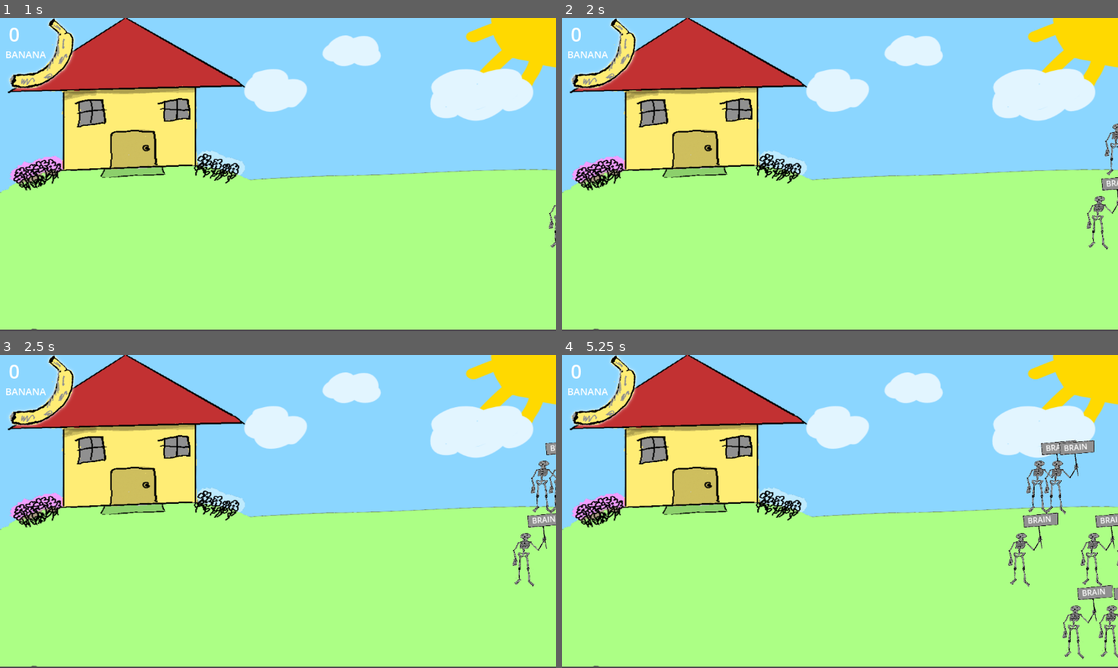
Above: before the commit, frames 1-4 (two rows, left to right).
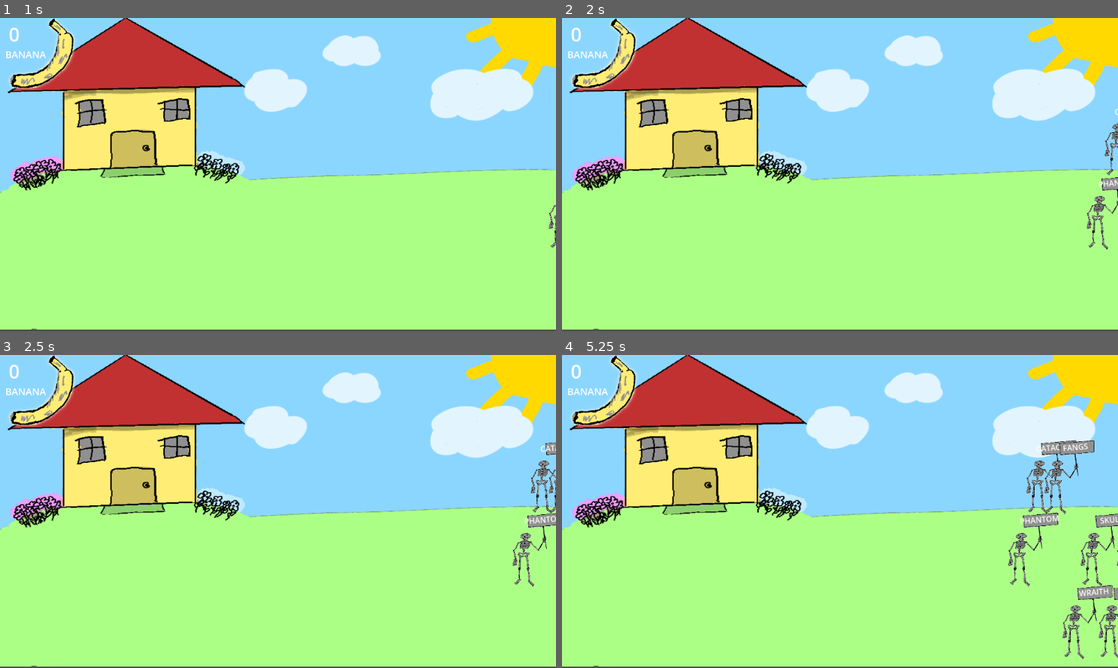
Above: after the commit, the same moments.

Repository: D0V4HKIIN/monkey-vs-zombies
Game: Godot game, scene res://main.tscn
Same seed, same stepped clock (60 frames per second), same inputs: the game is played once before the commit and once after it.
Inputs:
- Up to frame 1 (1 s): tap Enter at 0.5 s; tap Z (zombie) at 0.6 s
- Up to frame 2 (2 s): tap Z (zombie) at 1.35 s
- Up to frame 3 (2.5 s): tap Z (zombie) at 2.1 s
- Up to frame 4 (5.25 s): tap Z (zombie) every 0.75 s from 2.85 to 5.1 s

Frame 1 is identical in both runs. In frame 2, less than 0.1% of the frame differs, in the area x 96-100%, y 29-55%; in frame 3, less than 0.1%; in frame 4, 0.3%, in the area x 82-100%, y 28-78%.

Commit message:
gameplay

Diff:
--- a/keyword_reader.gd
+++ b/keyword_reader.gd
@@ -8,6 +8,7 @@
 func _ready() -> void:
 	keyword = text
 	text = "[center]" + text + "[/center]"
+	print(keyword)
 
 func show_text():
 	text = "[center][b]"
@@ -25,7 +26,6 @@
 			if current == keyword.length():
 				do_keyword()
 			show_text()
-
 		elif event.pressed && OS.get_keycode_string(event.physical_keycode).length() == 1:
 			current = 0
 			show_text()
--- /dev/null
+++ b/monkey.tscn
@@ -0,0 +1,8 @@
+[gd_scene load_steps=2 format=3 uid="uid://cg238rldmwhqx"]
+
+[ext_resource type="Texture2D" uid="uid://dihgxefren6xs" path="res://icon.svg" id="1_tcxmm"]
+
+[node name="Monkey" type="Node2D"]
+
+[node name="Sprite2D" type="Sprite2D" parent="."]
+texture = ExtResource("1_tcxmm")
--- a/sign_text.gd
+++ b/sign_text.gd
@@ -1,4 +1,25 @@
 class_name SignReader extends KeyWordReader
+
+var halloween_words = [
+	"BAT", "GHOST", "WITCH", "PUMPKIN", "VAMPIRE", "WEREWOLF", "MONSTER", "ZOMBIE", "SPIDER", "CAULDRON",
+	"BLACK", "CAT", "HAUNTED", "MUMMY", "MOMMY?", "SKULL", "BONES", "TOMBSTONE", "FRANKENSTEIN", "CREEPY", "GOBLIN", "EERIE",
+	"NIGHTMARE", "FULL", "MOON", "GHOULISH", "GRUESOME", "BOO", "CANDY", "TRICK", "TREAT", "POTION", "SPELL",
+	"COBWEB", "JACK-O’-LANTERN", "SHADOW", "LANTERN", "SCARY", "COSTUME", "MASK", "BLOOD", "GRAVEYARD", "COFFIN",
+	"BROOMSTICK", "CLOAK", "HOCUS", "POCUS", "WRAITH", "PHANTASM", "CREEPER", "HORROR", "CHILLING", "SCREECH", "FANGS",
+	"CURSE", "MIDNIGHT", "SPOOKY", "SPECTER", "CACKLE", "GORY", "BEWITCHED", "SCREAMING", "SPECTRAL", "HALLOW",
+	"PHANTOM", "ASHES", "BEWITCHING", "LURKING", "MOANING", "BONEING", "POSSESSED", "SPELLBOOK", "SCARECROW", "HOWLING", "SCREAM",
+	"TORCHLIGHT", "ENCHANTED", "RESTLESS", "CATACOMB", "CLAW", "CRYPT", "POLTERGEIST", "RATTLING", "TOMB", "WAND",
+	"SHIVER", "GRINNING", "CLOAKED", "GRAVE", "FIEND", "GARGOYLE", "BEWITCH", "DARK", "FOG", "POISON", "OMEN",
+	"SINISTER", "ECTOPLASM", "SHRIEKING", "NOCTURNAL", "FRIGHT", "WICKED"
+]
+
+func random_word() -> String:
+	var ran_num = randi_range(0, halloween_words.size())
+	return halloween_words[ran_num]
+
+func _ready():
+	text = random_word()
+	super()
 
 func do_keyword():
 	get_parent().queue_free()
--- a/words.gd
+++ /dev/null
@@ -1,22 +0,0 @@
-extends Node
-
-
-var halloween_words = [
-	"BAT", "GHOST", "WITCH", "PUMPKIN", "VAMPIRE", "WEREWOLF", "MONSTER", "ZOMBIE", "SPIDER", "CAULDRON",
-	"BLACK", "CAT", "HAUNTED", "MUMMY", "SKULL", "BONES", "TOMBSTONE", "FRANKENSTEIN", "CREEPY", "GOBLIN", "EERIE",
-	"NIGHTMARE", "FULL", "MOON", "GHOULISH", "GRUESOME", "BOO", "CANDY", "TRICK", "TREAT", "POTION", "SPELL",
-	"COBWEB", "JACK-O’-LANTERN", "SHADOW", "LANTERN", "SCARY", "COSTUME", "MASK", "BLOOD", "GRAVEYARD", "COFFIN",
-	"BROOMSTICK", "CLOAK", "HOCUS", "POCUS", "WRAITH", "PHANTASM", "CREEPER", "HORROR", "CHILLING", "SCREECH", "FANGS",
-	"CURSE", "MIDNIGHT", "SPOOKY", "SPECTER", "CACKLE", "GORY", "BEWITCHED", "SCREAMING", "SPECTRAL", "HALLOW",
-	"PHANTOM", "ASHES", "BEWITCHING", "LURKING", "MOANING", "POSSESSED", "SPELLBOOK", "SCARECROW", "HOWLING", "SCREAM",
-	"TORCHLIGHT", "ENCHANTED", "RESTLESS", "CATACOMB", "CLAW", "CRYPT", "POLTERGEIST", "RATTLING", "TOMB", "WAND",
-	"SHIVER", "GRINNING", "CLOAKED", "GRAVE", "FIEND", "GARGOYLE", "BEWITCH", "DARK", "FOG", "POISON", "OMEN",
-	"SINISTER", "ECTOPLASM", "SHRIEKING", "NOCTURNAL", "FRIGHT", "WICKED"
-]
-
-
-var rng = RandomNumberGenerator.new()
-
-func random_word() -> String:
-	var ran_num = rng.randi_range(0, halloween_words.length())
-	return halloween_words[ran_num]
